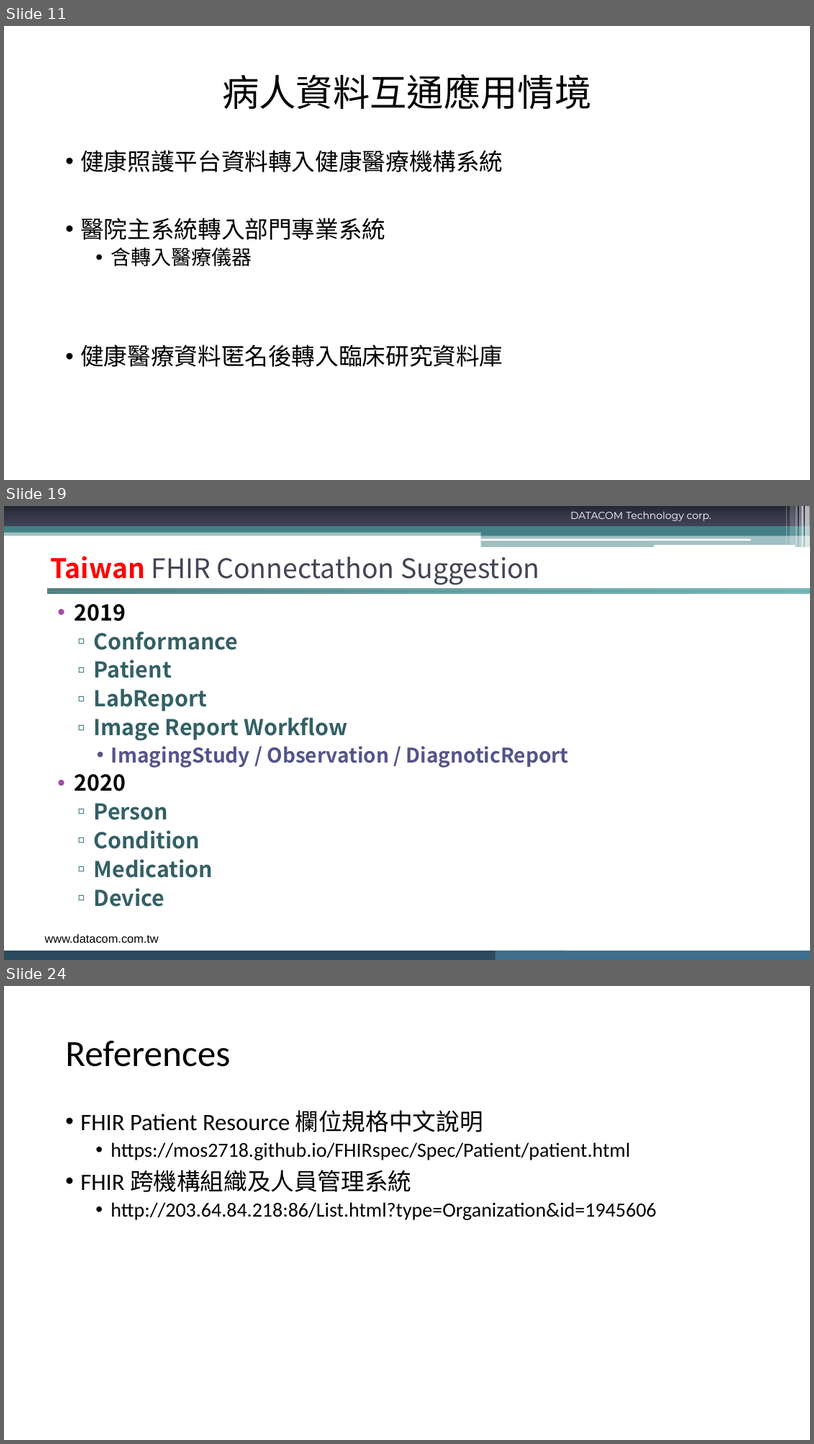
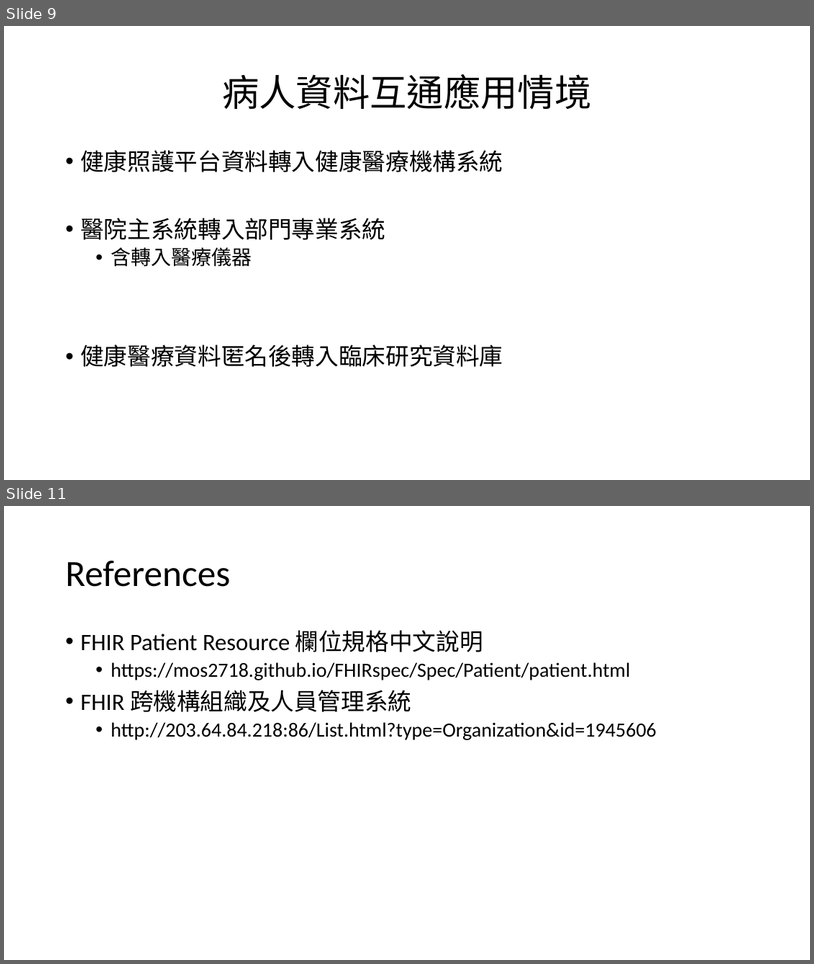
Before and after one commit to mos2718/FHIRspec, a slide deck: Spec/Patient/FHIRPatientDataSharing.pptx. Shown one above the other, each under a label of ours: slides 11, 19 and 24 before the commit, slides 9 and 11 after it; the slides between them are not shown. The pictures are 814x1444 and 814x964 pixels, drawn with LibreOffice and Linux fonts; fonts in the diff are those of the drawing; background and template pictures are left out. Boxes give left, top, right and bottom in pixels: in the first picture for what was removed or moved away, otherwise in the second. Text is boxed around its words. In the diff, an @@ line names an element or a change of style, - is before the commit and + after.

Commit message:
Patient PHR

```diff
--- a/Spec/Patient/FHIRPatientDataSharing.pptx
+++ b/Spec/Patient/FHIRPatientDataSharing.pptx
@@ slide 19 removed at bbox=[4, 506, 810, 960], background #FFFFFF @@
@@ rectangle removed at bbox=[4, 506, 810, 527] @@
@@ rectangle removed at bbox=[4, 527, 810, 533] @@
@@ text removed at bbox=[571, 511, 712, 521] @@
-DATACOM Technology corp.
@@ rectangle removed at bbox=[787, 506, 787, 545] @@
@@ rectangle removed at bbox=[790, 506, 795, 545] @@
@@ rectangle removed at bbox=[796, 506, 798, 547] @@
@@ rectangle removed at bbox=[800, 506, 801, 547] @@
@@ rectangle removed at bbox=[802, 506, 805, 547] @@
@@ rectangle removed at bbox=[805, 506, 810, 547] @@
@@ rectangle removed at bbox=[4, 530, 810, 536] @@
@@ rounded rectangle removed at bbox=[481, 538, 751, 541] @@
@@ rectangle removed at bbox=[481, 530, 810, 536] @@
@@ rectangle removed at bbox=[481, 535, 810, 547] @@
@@ rounded rectangle removed at bbox=[654, 545, 795, 547] @@
@@ title removed at bbox=[50, 556, 540, 585] @@
-Taiwan FHIR Connectathon Suggestion
@@ math equal removed at bbox=[4, 587, 810, 596] @@
@@ math equal removed at bbox=[4, 587, 810, 596] @@
@@ text removed at bbox=[75, 604, 569, 906] @@
-• 2019
-  ▫ Conformance
-  ▫ Patient
-  ▫ LabReport
-  ▫ Image Report Workflow
-    • ImagingStudy / Observation / DiagnoticReport
-• 2020
-  ▫ Person
-  ▫ Condition
-  ▫ Medication
-  ▫ Device
@@ text removed at bbox=[45, 934, 159, 942] @@
-www.datacom.com.tw
@@ rectangle removed at bbox=[4, 950, 565, 960] @@
@@ rectangle removed at bbox=[496, 950, 810, 960] @@
@@ what was slide 11 is now slide 9 @@
@@ what was slide 24 is now slide 11 @@
```
Also in this commit, not shown: 1 slide changed, 12 other slides removed, 2 other files.
